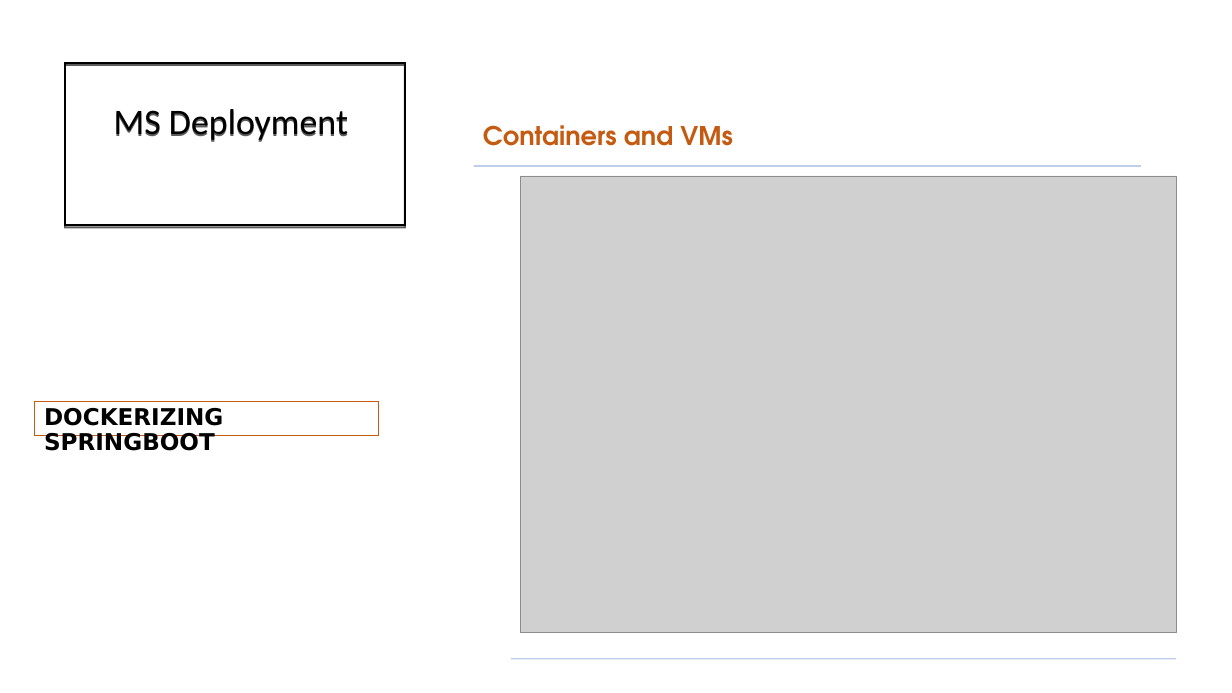
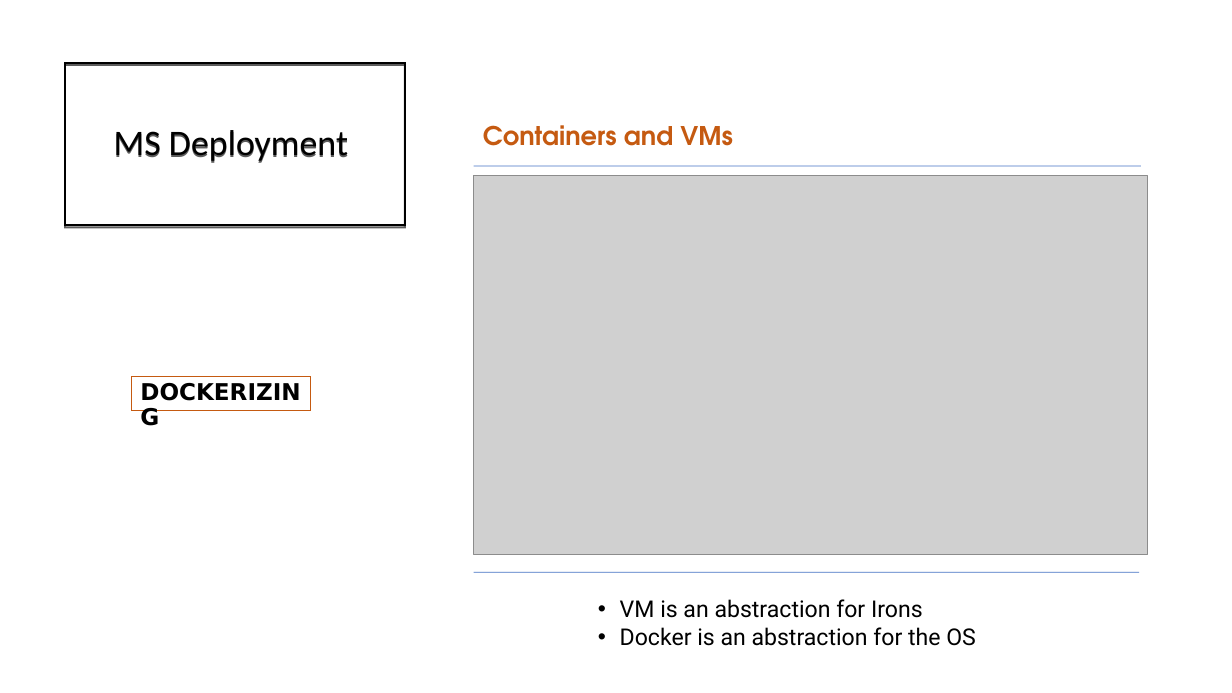
Before and after one commit to AymanGosh/MicroservicesTsofen69, a slide deck: slide 3 of MsDeployment.odp (slide 4 before the commit). Drawn at 1232x693 pixels with LibreOffice and Linux fonts; fonts in the diff are those of the drawing; grey boxes stand for pictures. Boxes give left, top, right and bottom in pixels: in the first picture for what was removed or moved away, otherwise in the second. Text is boxed around its words. In the diff, an @@ line names an element or a change of style, - is before the commit and + after.

```diff
--- a/MsDeployment.odp
+++ b/MsDeployment.odp
@@ picture: place and size @@
-picture at [521,176,1177,632]
+picture at [474,176,1148,554]
@@ freeform shape "DOCKERIZING": place and size @@
-freeform shape "DOCKERIZING" at [35,401,379,435]
+freeform shape "DOCKERIZING" at [131,376,311,410]
@@ text in freeform shape at [44,408,223,451]: text changed @@
-DOCKERIZING SPRINGBOOT
+DOCKERIZING
@@ line moved from (511, 659) - (1177, 659) to (474, 572) - (1140, 572) @@
@@ text added at [620,599,976,646], 18 pt, text #000000 @@
+• VM is an abstraction for Irons
+• Docker is an abstraction for the OS
```
Also in this commit, not shown: 16 other slides changed, 17 slides added, 1 slide removed, 39 other files.
